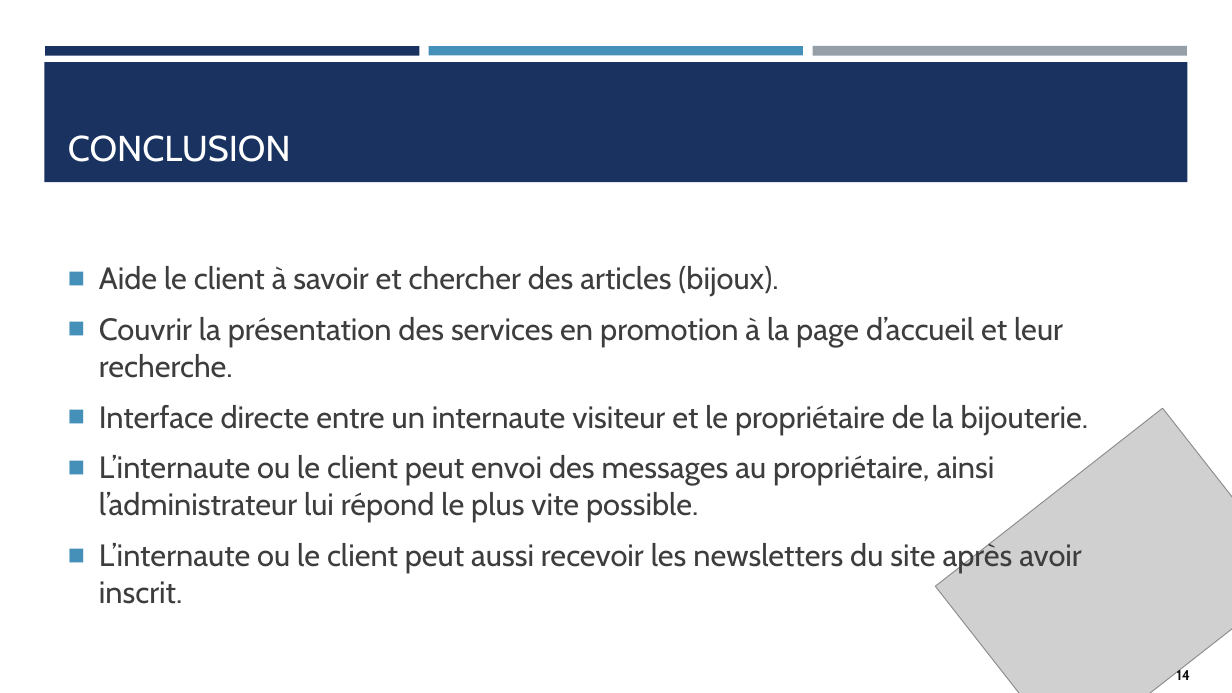
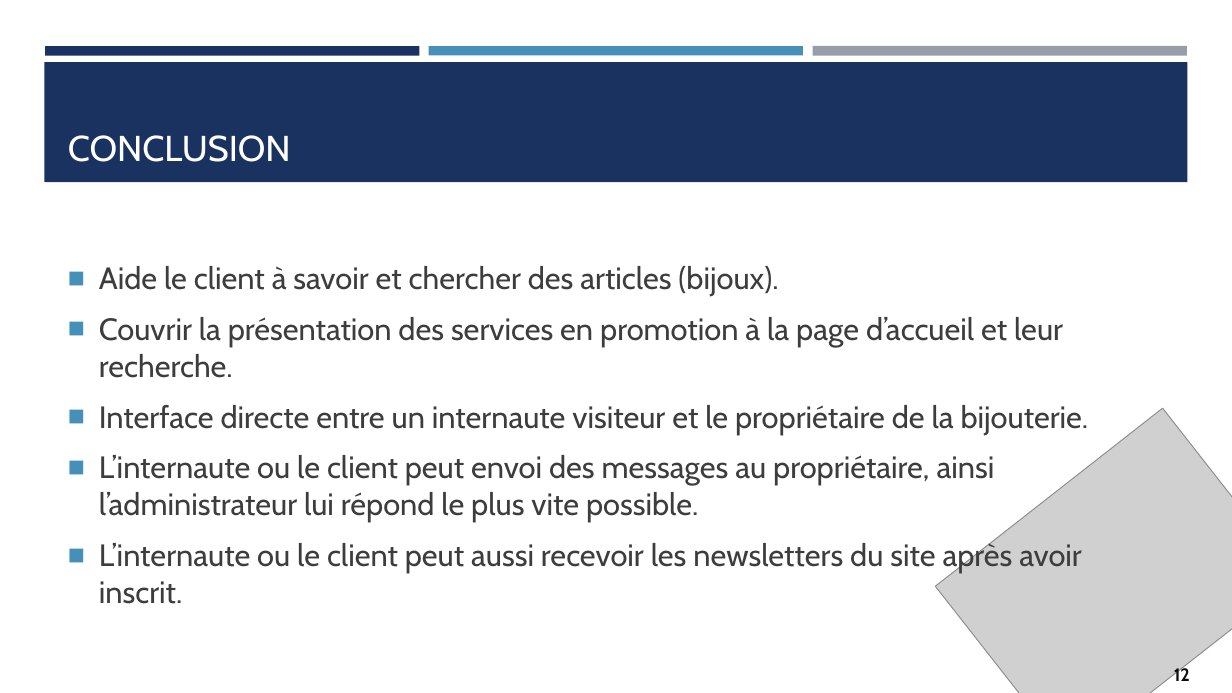
Before and after one commit to saklyayoub/bonchoix.net, a slide deck: slide 12 of global/Présentation.pptx (slide 14 before the commit). Drawn at 1232x693 pixels with LibreOffice and Linux fonts; fonts in the diff are those of the drawing; grey boxes stand for pictures. Boxes give left, top, right and bottom in pixels: in the first picture for what was removed or moved away, otherwise in the second. Text is boxed around its words. In the diff, an @@ line names an element or a change of style, - is before the commit and + after.

```diff
--- a/global/Présentation.pptx
+++ b/global/Présentation.pptx
@@ text at (x1=1174, y1=666, x2=1190, y2=681): text changed; size 11 to 14 pt @@
-14
+12
```
Also in this commit, not shown: 9 other slides changed, 1 slide added, 3 slides removed.
